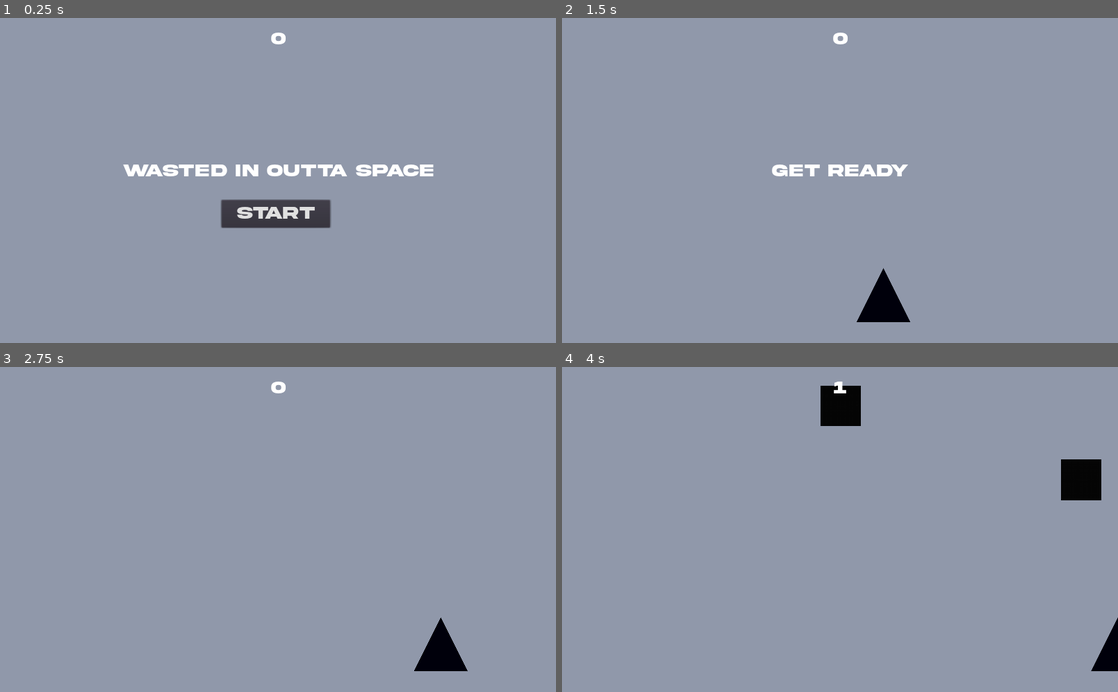
Above: before the commit, frames 1-4 (two rows, left to right).
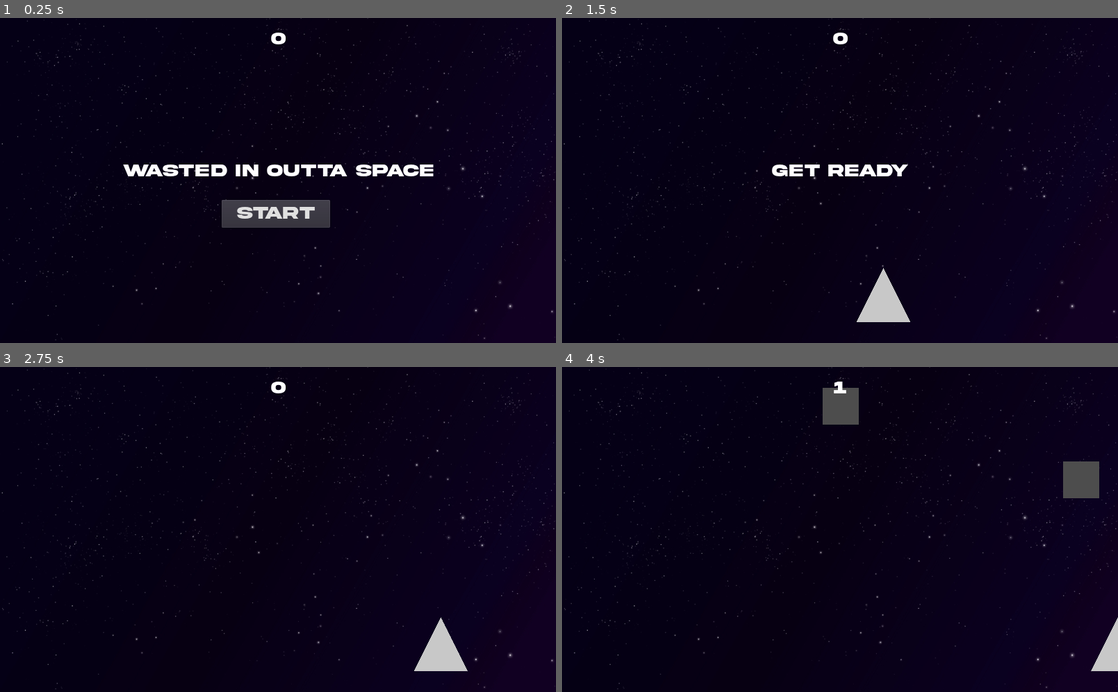
Above: after the commit, the same moments.

Repository: gabelstapler6/WIOS
Game: Godot game, scene res://Scenes/Main.tscn
Same seed, same stepped clock (60 frames per second), same inputs: the game is played once before the commit and once after it.
Inputs:
- Up to frame 1 (0.25 s): no input
- Up to frame 2 (1.5 s): click "Start" at 0.5 s; tap Enter at 1.25 s; hold Right (ui_right) from 1.28 s (still down)
- Up to frame 3 (2.75 s): release Right (ui_right) at 2.03 s; hold Down (ui_down) from 2.03 s (still down)
- Up to frame 4 (4 s): release Down (ui_down) at 2.78 s; hold Right (ui_right) 2.78-3.53 s; hold Up (ui_up) from 3.53 s (still down)

The runs differ from the first frame. In frame 1, 97% of the frame differs, in the area x 0-100%, y 0-100%; in frame 2, 99%; in frame 3, 100%; in frame 4, 100%.

Commit message:
changed background, added difficulty at score 200

Diff:
--- a/Scenes/Bullet.tscn
+++ b/Scenes/Bullet.tscn
@@ -3,7 +3,8 @@
 [ext_resource path="res://img/circle.png" type="Texture" id=1]
 [ext_resource path="res://Scenes/script/Bullet.gd" type="Script" id=2]
 
-[sub_resource type="CircleShape2D" id=2]
+[sub_resource type="CircleShape2D" id=1]
+radius = 10.2036
 
 [node name="Bullet" type="RigidBody2D"]
 collision_mask = 0
@@ -20,5 +21,5 @@
 [node name="VisibilityNotifier2D" type="VisibilityNotifier2D" parent="."]
 
 [node name="CollisionShape2D" type="CollisionShape2D" parent="."]
-shape = SubResource( 2 )
+shape = SubResource( 1 )
 [connection signal="screen_exited" from="VisibilityNotifier2D" to="." method="_on_VisibilityNotifier2D_screen_exited"]
--- a/Scenes/CollisionTile.tscn
+++ b/Scenes/CollisionTile.tscn
@@ -12,7 +12,7 @@
 } ]
 
 [sub_resource type="RectangleShape2D" id=2]
-extents = Vector2( 37.2364, 37.1815 )
+extents = Vector2( 33.7167, 33.8449 )
 
 [sub_resource type="GDScript" id=3]
 script/source = "extends VisibilityNotifier2D
--- a/Scenes/Main.tscn
+++ b/Scenes/Main.tscn
@@ -6,6 +6,7 @@
 [ext_resource path="res://Scenes/HUD.tscn" type="PackedScene" id=4]
 [ext_resource path="res://Scenes/Bullet.tscn" type="PackedScene" id=5]
 [ext_resource path="res://music/Wasted in outta Space App version.wav" type="AudioStream" id=6]
+[ext_resource path="res://img/Galaxy.jpg" type="Texture" id=7]
 
 [sub_resource type="Curve2D" id=1]
 _data = {
@@ -17,10 +18,10 @@
 Tile = ExtResource( 3 )
 Bullet = ExtResource( 5 )
 
-[node name="ColorRect" type="ColorRect" parent="."]
-anchor_right = 1.0
-anchor_bottom = 1.0
-color = Color( 0.564706, 0.596078, 0.666667, 1 )
+[node name="TextureRect" type="TextureRect" parent="."]
+margin_right = 40.0
+margin_bottom = 40.0
+texture = ExtResource( 7 )
 __meta__ = {
 "_edit_use_anchors_": false
 }
--- a/Scenes/script/Main.gd
+++ b/Scenes/script/Main.gd
@@ -64,7 +64,13 @@
 	if score > 60:
 		if score % 10 == 0:
 			$Player.ammo += 3
+			if score > 200:
+				$Player.ammo += 3
 			$Player.emit_signal("ammo_change")
+
+	if score == 200:
+		$MobTimer.wait_time = 0.25
+		$HUD.show_message("Watch out!")
 
 
 func _on_StartTimer_timeout():
Not shown: 1 places in Scenes/Main.tscn that only renumber resources
Binary file added: img/Galaxy.jpg
Not shown, added: img/Galaxy.jpg.import
Binary file changed: img/circle.png
Binary file changed: img/square.png
Binary file changed: img/triangle.png
